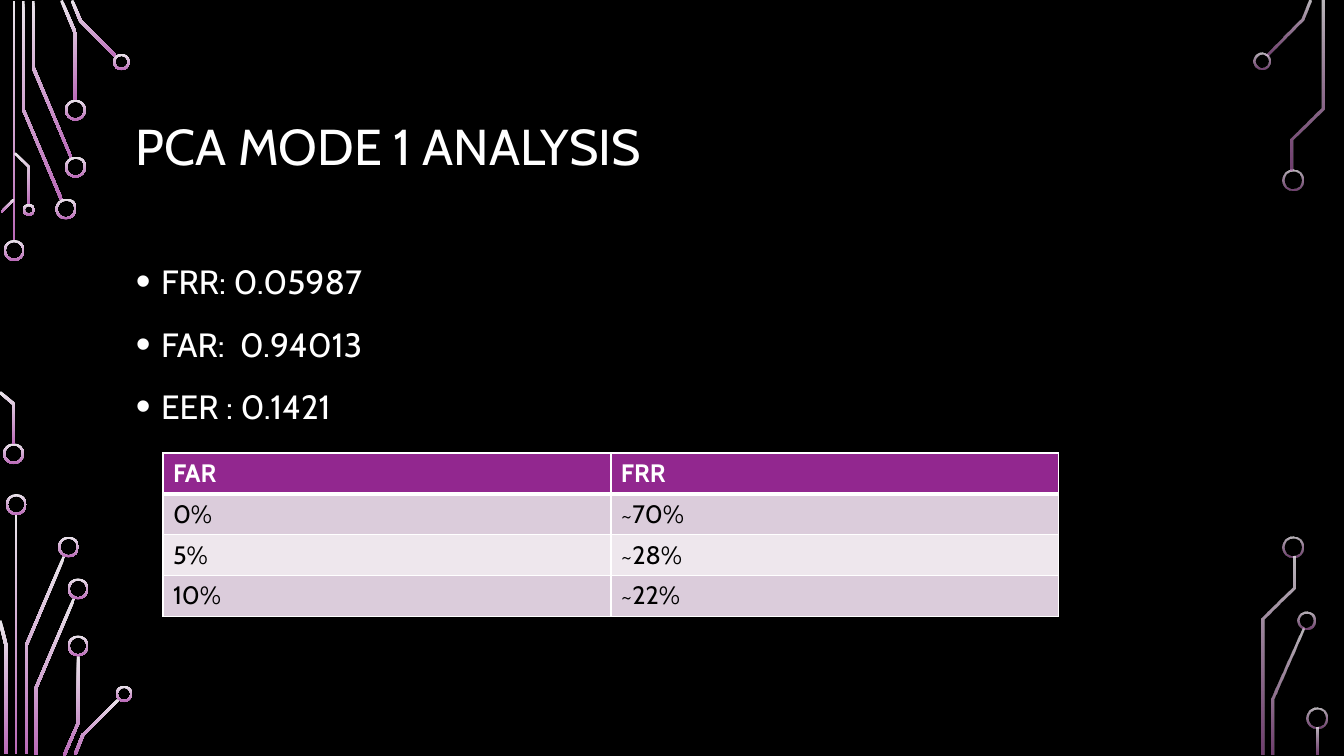
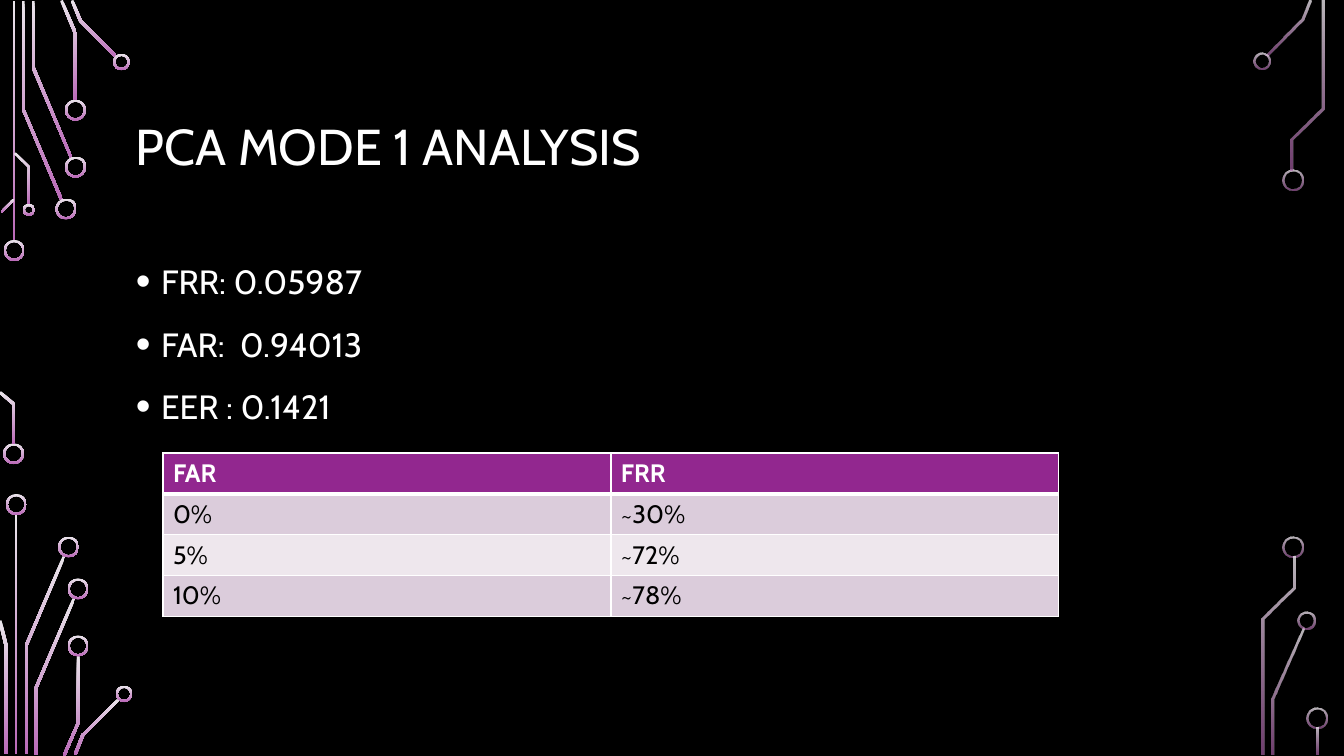
Before and after one commit to santosh500/SupervisedLearning, a slide deck: slide 8 of LDA_Project3/ResultsPresentation.pptx (slide 7 before the commit). Drawn at 1344x756 pixels with LibreOffice and Linux fonts; fonts in the diff are those of the drawing; background and template pictures are left out. Boxes give left, top, right and bottom in pixels: in the first picture for what was removed or moved away, otherwise in the second. Text is boxed around its words. In the diff, an @@ line names an element or a change of style, - is before the commit and + after.

```diff
--- a/LDA_Project3/ResultsPresentation.pptx
+++ b/LDA_Project3/ResultsPresentation.pptx
@@ table at (163, 453, 1059, 616) @@
-row 2, column 2: ~70%
+row 2, column 2: ~30%
-row 3, column 2: ~28%
+row 3, column 2: ~72%
-row 4, column 2: ~22%
+row 4, column 2: ~78%
```
Also in this commit, not shown: 2 other slides changed, 2 slides added, 2 slides removed, 1 other file.
